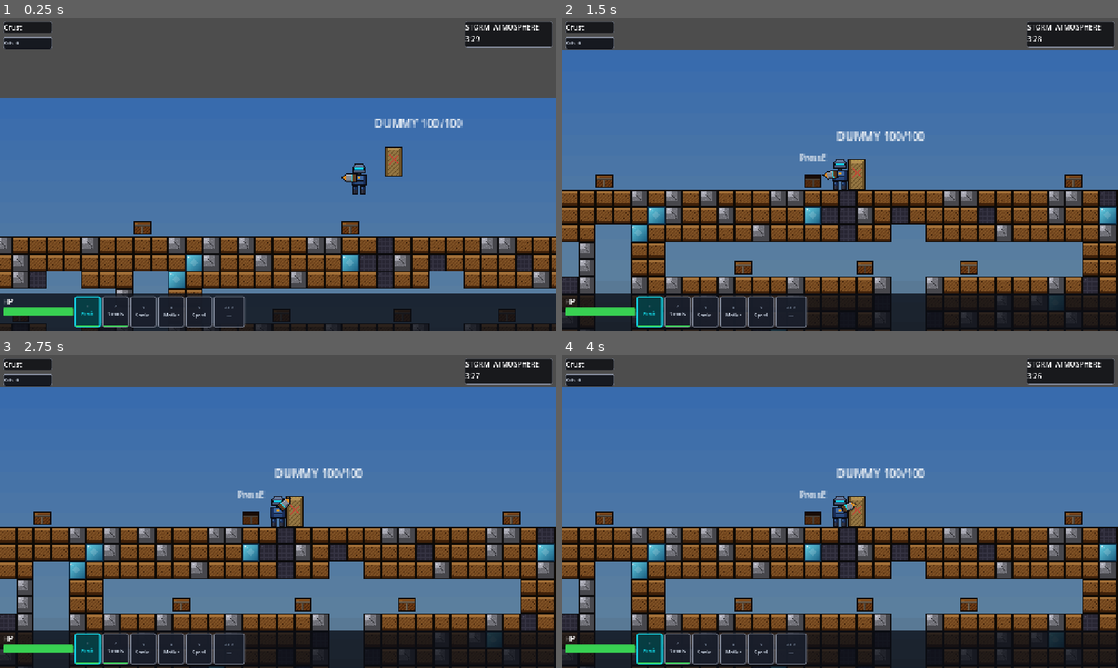
Above: before the commit, frames 1-4 (two rows, left to right).
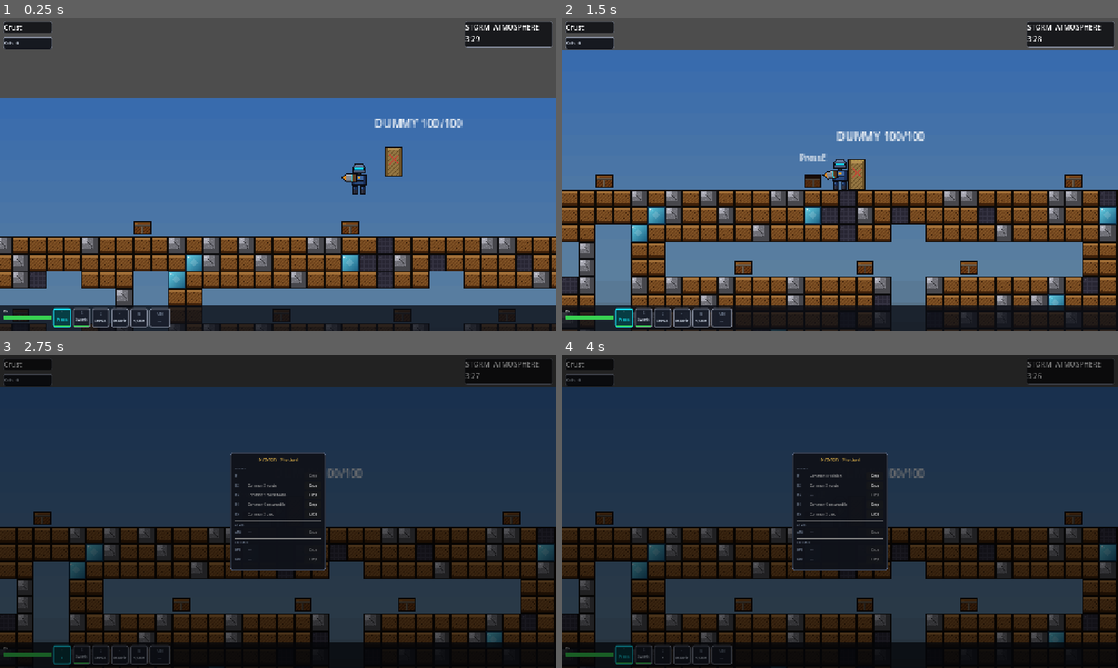
Above: after the commit, the same moments.

Repository: aeridgedev/Faultline-Repository
Game: Godot game, scene res://src/core/Main.tscn
The game is run twice, just before and just after one commit, with the same random seed, the same clock (stepped at 60 frames per second) and the same inputs.
Inputs (mouse positions are in pixels of both pictures, inside the frame that each line leads up to):
- Up to frame 1 (0.25 s): no input
- Up to frame 2 (1.5 s): tap E at 0.5, 1.25 s; move the mouse to (962, 158) at 0.52 s; press the mouse at (962, 158) at 0.53 s; hold D (move_right) from 0.53 s (still down); tap G at 0.8, 1.35 s; move the mouse to (728, 190) at 1.27 s; release the mouse at (728, 190) at 1.28 s; click (728, 190) at 1.42 s
- Up to frame 3 (2.75 s): tap F at 1.55 s; release D (move_right) at 2 s; click (311, 477) at 2 s, where only the run after the commit has a clickable "Drop"
- Up to frame 4 (4 s): click (873, 486) at 2.75 s, where only the run after the commit has a clickable "Drop"; click (873, 495) at 3.5 s, where only the run after the commit has a clickable "Drop"

The runs differ from the first frame. In frame 1, 5.1% of the frame differs, in the area x 0-100%, y 88-99%; in frame 2, 4.3%; in frame 3, 86%; in frame 4, 86%, in the area x 0-100%, y 0-100%.

Commit message:
feat: implement inventory, hotbar, and HUD systems for player management and UI display

Diff:
--- a/src/player/PlayerController.gd
+++ b/src/player/PlayerController.gd
@@ -44,7 +44,8 @@
 var _consumable_cache: Dictionary = {}  # slot_index -> ConsumableBase instance
 var _hotbar: Hotbar = null
 var _relic_manager: RelicManager = null
-var _use_was_pressed: bool = false   # F-key edge detection (no input-map entry needed)
+var _use_was_pressed: bool = false   # G-key edge detection (no input-map entry needed)
+var _inv_open: bool = false          # true while InventoryManager panel is visible
 
 # Floating status label — shows transient messages (drill broken, etc.) above the player.
 var _notify_label: Label = null
@@ -403,6 +404,12 @@
 		inv.add_item({"type": "relic",      "item_class": Constants.Relic.SPEED,          "tier": Constants.Tier.COMMON})
 		inv.slot_changed.connect(func(slot: int, _item: Variant) -> void:
 			_consumable_cache.erase(slot))
+		inv.inventory_opened.connect(func() -> void:
+			_inv_open = true
+			_reset_dig()
+			_use_was_pressed = false)
+		inv.inventory_closed.connect(func() -> void:
+			_inv_open = false)
 
 	if _hotbar != null:
 		_hotbar.active_slot_changed.connect(func(idx: int) -> void: _active_slot = idx)
@@ -420,7 +427,7 @@
 # physical key directly (with manual edge detection) so no input-map entry is
 # required — Godot tends to overwrite manual project.godot edits while it's open.
 func _handle_item_use(delta: float) -> void:
-	var use_held := Input.is_physical_key_pressed(KEY_F)
+	var use_held := Input.is_physical_key_pressed(KEY_G)
 	var use_just := use_held and not _use_was_pressed
 	var use_released := (not use_held) and _use_was_pressed
 	_use_was_pressed = use_held
@@ -447,7 +454,7 @@
 		_:
 			# drill / weapon slots are mouse-controlled; F has nothing to use here.
 			if use_just:
-				print("[Item] Slot %d is the %s (mouse-controlled). Select slot 3, 4 or 5 (throwable / medkit / relic), then press F." % [_active_slot + 1, str(item.get("type", "?"))])
+				print("[Item] Slot %d is the %s (mouse-controlled). Select slot 3, 4 or 5 (throwable / medkit / relic), then press G." % [_active_slot + 1, str(item.get("type", "?"))])
 
 
 func _throw_active(item: Dictionary) -> void:
@@ -495,10 +502,16 @@
 			_notify_label.visible = false
 
 	_apply_gravity(delta)
+
+	if _inv_open:
+		velocity.x = 0.0
+		move_and_slide()
+		return
+
 	_handle_movement(delta)
 	_handle_tool_toggle()       # right-click toggles drill <-> sword (persists)
 	_handle_tool_use(delta)     # left-click uses the equipped tool
-	_handle_item_use(delta)     # F-key uses the active throwable / consumable / relic
+	_handle_item_use(delta)     # G-key uses the active throwable / consumable / relic
 	_update_held_visual()
 	move_and_slide()
 
--- a/src/systems/inventory/AutoCollect.gd
+++ b/src/systems/inventory/AutoCollect.gd
@@ -44,7 +44,7 @@
 func _collect_nearby(node: Node, my_pos: Vector2) -> void:
 	if node is LootDrop:
 		var drop := node as LootDrop
-		if my_pos.distance_to(drop.global_position) <= _pickup_radius:
+		if drop.pickup_delay <= 0.0 and my_pos.distance_to(drop.global_position) <= _pickup_radius:
 			if _inventory.can_add(drop.item_data):
 				var accepted := _inventory.add_item(drop.item_data)
 				if accepted >= 0:
--- a/src/systems/inventory/Hotbar.gd
+++ b/src/systems/inventory/Hotbar.gd
@@ -15,6 +15,8 @@
 
 
 func _input(event: InputEvent) -> void:
+	if _inventory != null and _inventory.is_open:
+		return
 	if event is InputEventKey:
 		# NOTE: InputEvent has is_action_pressed(), NOT is_action_just_pressed()
 		# (that one only exists on the Input singleton). Inside _input(), a pressed
--- a/src/systems/inventory/InventoryManager.gd
+++ b/src/systems/inventory/InventoryManager.gd
@@ -8,6 +8,8 @@
 extends Node
 
 signal slot_changed(slot_idx: int, item)   # item = Dictionary or null
+signal inventory_opened
+signal inventory_closed
 
 const HOTBAR_START   := 0
 const HOTBAR_END     := 4   # HOTBAR_SLOTS - 1
@@ -16,13 +18,225 @@
 const BACKPACK_END   := 7   # TOTAL_CARRY_SLOTS - 1
 
 var _slots: Array = []   # size 8; each entry = Dictionary or null
+var is_open: bool = false
+
+var _panel_layer: CanvasLayer = null
+var _slot_rows: Array = []   # [{lbl: Label, btn: Button, idx: int}, ...]
 
 
 func _ready() -> void:
 	_slots.resize(Constants.TOTAL_CARRY_SLOTS)
 	for i in _slots.size():
 		_slots[i] = null
-
+	_build_panel()
+	# Auto-refresh the open panel whenever any slot changes.
+	slot_changed.connect(func(_idx: int, _item: Variant) -> void:
+		if is_open:
+			_refresh_panel())
+
+
+func _unhandled_input(event: InputEvent) -> void:
+	if not (event is InputEventKey and event.pressed and not event.echo):
+		return
+	if event.physical_keycode == KEY_F:
+		if is_open:
+			close_panel()
+		else:
+			open_panel()
+		get_viewport().set_input_as_handled()
+
+
+# --- Panel open / close ---
+
+func open_panel() -> void:
+	if is_open:
+		return
+	is_open = true
+	_refresh_panel()
+	_panel_layer.visible = true
+	inventory_opened.emit()
+
+
+func close_panel() -> void:
+	if not is_open:
+		return
+	is_open = false
+	_panel_layer.visible = false
+	inventory_closed.emit()
+
+
+# --- Panel construction (built once in _ready, shown/hidden on demand) ---
+
+func _build_panel() -> void:
+	_panel_layer = CanvasLayer.new()
+	_panel_layer.layer = 20
+	_panel_layer.visible = false
+	add_child(_panel_layer)
+
+	# Dim backdrop — blocks mouse input to the world while panel is open.
+	var backdrop := ColorRect.new()
+	backdrop.set_anchors_preset(Control.PRESET_FULL_RECT)
+	backdrop.color = Color(0, 0, 0, 0.55)
+	backdrop.mouse_filter = Control.MOUSE_FILTER_STOP
+	_panel_layer.add_child(backdrop)
+
+	# Centered panel — 220×270.
+	var panel := Panel.new()
+	panel.anchor_left   = 0.5
+	panel.anchor_right  = 0.5
+	panel.anchor_top    = 0.5
+	panel.anchor_bottom = 0.5
+	panel.offset_left   = -110.0
+	panel.offset_right  =  110.0
+	panel.offset_top    = -135.0
+	panel.offset_bottom =  135.0
+
+	var ps := StyleBoxFlat.new()
+	ps.bg_color = Color(0.06, 0.07, 0.10, 0.97)
+	ps.set_border_width_all(1)
+	ps.border_color = Color(0.35, 0.40, 0.50)
+	ps.set_corner_radius_all(4)
+	panel.add_theme_stylebox_override("panel", ps)
+	_panel_layer.add_child(panel)
+
+	var margin := MarginContainer.new()
+	margin.set_anchors_and_offsets_preset(Control.PRESET_FULL_RECT)
+	margin.add_theme_constant_override("margin_left",   10)
+	margin.add_theme_constant_override("margin_right",  10)
+	margin.add_theme_constant_override("margin_top",    10)
+	margin.add_theme_constant_override("margin_bottom", 10)
+	panel.add_child(margin)
+
+	var vbox := VBoxContainer.new()
+	vbox.add_theme_constant_override("separation", 3)
+	margin.add_child(vbox)
+
+	var title := Label.new()
+	title.text = "INVENTORY   [F to close]"
+	title.horizontal_alignment = HORIZONTAL_ALIGNMENT_CENTER
+	title.add_theme_font_size_override("font_size", 8)
+	title.add_theme_color_override("font_color", Color(0.90, 0.72, 0.30))
+	vbox.add_child(title)
+
+	_add_section(vbox, "HOTBAR", [0, 1, 2, 3, 4])
+	_add_section(vbox, "ARMOR", [ARMOR_SLOT])
+	_add_section(vbox, "BACKPACK", [BACKPACK_START, BACKPACK_END])
+
+
+func _add_section(vbox: VBoxContainer, header: String, indices: Array) -> void:
+	var sep := HSeparator.new()
+	vbox.add_child(sep)
+
+	var hdr := Label.new()
+	hdr.text = header
+	hdr.add_theme_font_size_override("font_size", 6)
+	hdr.add_theme_color_override("font_color", Color(0.45, 0.50, 0.58))
+	vbox.add_child(hdr)
+
+	for idx in indices:
+		vbox.add_child(_build_slot_row(idx))
+
+
+func _build_slot_row(slot_idx: int) -> HBoxContainer:
+	var row := HBoxContainer.new()
+	row.add_theme_constant_override("separation", 8)
+
+	# Fixed-width slot identifier.
+	var lbl_key := Label.new()
+	lbl_key.text = _slot_key_name(slot_idx)
+	lbl_key.custom_minimum_size = Vector2(22, 0)
+	lbl_key.add_theme_font_size_override("font_size", 7)
+	lbl_key.add_theme_color_override("font_color", Color(0.45, 0.50, 0.58))
+	row.add_child(lbl_key)
+
+	# Expanding item name — colored by tier when occupied.
+	var lbl_item := Label.new()
+	lbl_item.text = "—"
+	lbl_item.size_flags_horizontal = Control.SIZE_EXPAND_FILL
+	lbl_item.add_theme_font_size_override("font_size", 8)
+	lbl_item.add_theme_color_override("font_color", Color(0.30, 0.32, 0.38))
+	row.add_child(lbl_item)
+
+	var btn := Button.new()
+	btn.text = "Drop"
+	btn.custom_minimum_size = Vector2(38, 16)
+	btn.add_theme_font_size_override("font_size", 7)
+	btn.disabled = true
+	btn.pressed.connect(_on_discard_pressed.bind(slot_idx))
+	row.add_child(btn)
+
+	_slot_rows.append({"lbl": lbl_item, "btn": btn, "idx": slot_idx})
+	return row
+
+
+func _refresh_panel() -> void:
+	for entry in _slot_rows:
+		var idx: int    = entry.idx
+		var item        = _slots[idx]
+		var lbl: Label  = entry.lbl
+		var btn: Button = entry.btn
+		if item == null:
+			lbl.text = "—"
+			lbl.add_theme_color_override("font_color", Color(0.30, 0.32, 0.38))
+			btn.disabled = true
+		else:
+			var tier: int          = item.get("tier", Constants.Tier.COMMON)
+			var tier_col: Color    = Constants.TIER_COLORS.get(tier, Color(0.82, 0.86, 0.92))
+			var tier_name: String  = Constants.TIER_NAMES.get(tier, "Common")
+			var type_str: String   = item.get("type", "")
+			var cls_id: int        = item.get("item_class", -1)
+			lbl.text = "%s %s" % [tier_name, _item_display_name(type_str, cls_id)]
+			lbl.add_theme_color_override("font_color", tier_col)
+			btn.disabled = false
+
+
+func _slot_key_name(slot_idx: int) -> String:
+	match slot_idx:
+		0: return "H1"
+		1: return "H2"
+		2: return "H3"
+		3: return "H4"
+		4: return "H5"
+		ARMOR_SLOT:     return "ARM"
+		BACKPACK_START: return "BP1"
+		BACKPACK_END:   return "BP2"
+	return "?"
+
+
+func _item_display_name(type_str: String, cls_id: int) -> String:
+	match type_str:
+		"drill":      return Constants.DRILL_CLASS_NAMES.get(cls_id, "?")
+		"weapon":     return Constants.WEAPON_CLASS_NAMES.get(cls_id, "?")
+		"armor":      return Constants.ARMOR_CLASS_NAMES.get(cls_id, "?")
+		"relic":      return Constants.RELIC_NAMES.get(cls_id, "?")
+		"throwable":  return Constants.THROWABLE_NAMES.get(cls_id, "?")
+		"consumable": return "Consumable"
+	return type_str.capitalize()
+
+
+func _on_discard_pressed(slot_idx: int) -> void:
+	var item = _slots[slot_idx]
+	if item == null:
+		return
+	_spawn_loot_drop(item)
+	remove_item(slot_idx)   # emits slot_changed → _refresh_panel() via connected lambda
+
+
+func _spawn_loot_drop(item_data_dict: Dictionary) -> void:
+	var player := get_parent() as Node2D
+	if player == null:
+		return
+	var world := player.get_parent()
+	if world == null:
+		return
+	var drop := LootDrop.new()
+	drop.item_data = item_data_dict
+	drop.pickup_delay = 0.8   # prevents AutoCollect from instantly re-collecting at player position
+	world.add_child(drop)
+	drop.global_position = player.global_position
+
+
+# --- Slot operations ---
 
 ## Attempt to add item_data (Dictionary from LootTable) to the first available slot.
 ## Returns the slot index used, or -1 if no space.
--- a/src/systems/loot/LootDrop.gd
+++ b/src/systems/loot/LootDrop.gd
@@ -11,6 +11,15 @@
 
 ## Set by ChestSpawner after instantiation.
 var source_layer: Constants.Layer = Constants.Layer.CRUST
+
+## Seconds remaining before AutoCollect may pick this drop up.
+## Set to > 0 when spawning a discarded item so it is not immediately re-collected.
+var pickup_delay: float = 0.0
+
+
+func _process(delta: float) -> void:
+	if pickup_delay > 0.0:
+		pickup_delay = maxf(pickup_delay - delta, 0.0)
 
 
 func _ready() -> void:
--- a/src/ui/HUD.gd
+++ b/src/ui/HUD.gd
@@ -43,6 +43,9 @@
 	_build_armor_slot()
 	_style_health_bar()
 	_style_panels()
+	var hp_lbl := get_node_or_null("Control/BottomHUD/HealthSection/HPLabel") as Label
+	if hp_lbl != null:
+		hp_lbl.add_theme_font_size_override("font_size", 8)
 
 	stats.health_changed.connect(_on_health_changed)
 	stats.player_died.connect(_on_player_died)
@@ -98,7 +101,7 @@
 func _build_hotbar_slots() -> void:
 	for i in Constants.HOTBAR_SLOTS:
 		var panel := PanelContainer.new()
-		panel.custom_minimum_size = Vector2(60, 60)
+		panel.custom_minimum_size = Vector2(40, 40)
 
 		# Outer column: inner content expands to fill, bar sits at the very bottom.
 		var col := VBoxContainer.new()
@@ -111,16 +114,16 @@
 		var num := Label.new()
 		num.text = str(i + 1)
 		num.horizontal_alignment = HORIZONTAL_ALIGNMENT_CENTER
-		num.add_theme_font_size_override("font_size", 9)
+		num.add_theme_font_size_override("font_size", 7)
 		num.add_theme_color_override("font_color", Color(0.45, 0.50, 0.58))
 
 		var label := Label.new()
 		label.text = ""
 		label.horizontal_alignment = HORIZONTAL_ALIGNMENT_CENTER
-		label.add_theme_font_size_override("font_size", 10)
+		label.add_theme_font_size_override("font_size", 8)
 		label.add_theme_color_override("font_color", Color(0.82, 0.86, 0.92))
 		label.autowrap_mode = TextServer.AUTOWRAP_WORD_SMART
-		label.custom_minimum_size = Vector2(54, 0)
+		label.custom_minimum_size = Vector2(36, 0)
 
 		inner.add_child(num)
 		inner.add_child(label)
@@ -128,7 +131,7 @@
 		# Durability bar: 3px strip pinned to the slot bottom; hidden until a
 		# drill or weapon occupies the slot.
 		var dur_bar := ProgressBar.new()
-		dur_bar.custom_minimum_size = Vector2(0, 3)
+		dur_bar.custom_minimum_size = Vector2(0, 2)
 		dur_bar.max_value = 1.0
 		dur_bar.value = 1.0
 		dur_bar.show_percentage = false
@@ -160,7 +163,7 @@
 	_armor_label.visible = false   # hide the tscn label; panel replaces it
 
 	_armor_panel = PanelContainer.new()
-	_armor_panel.custom_minimum_size = Vector2(72, 60)
+	_armor_panel.custom_minimum_size = Vector2(48, 40)
 
 	var col := VBoxContainer.new()
 
@@ -171,16 +174,16 @@
 	var hdr := Label.new()
 	hdr.text = "ARM"
 	hdr.horizontal_alignment = HORIZONTAL_ALIGNMENT_CENTER
-	hdr.add_theme_font_size_override("font_size", 9)
+	hdr.add_theme_font_size_override("font_size", 7)
 	hdr.add_theme_color_override("font_color", Color(0.45, 0.50, 0.58))
 
 	_armor_cls_label = Label.new()
 	_armor_cls_label.text = "—"
 	_armor_cls_label.horizontal_alignment = HORIZONTAL_ALIGNMENT_CENTER
-	_armor_cls_label.add_theme_font_size_override("font_size", 10)
+	_armor_cls_label.add_theme_font_size_override("font_size", 8)
 	_armor_cls_label.add_theme_color_override("font_color", Color(0.45, 0.50, 0.58))
 	_armor_cls_label.autowrap_mode = TextServer.AUTOWRAP_WORD_SMART
-	_armor_cls_label.custom_minimum_size = Vector2(66, 0)
+	_armor_cls_label.custom_minimum_size = Vector2(44, 0)
 
 	inner.add_child(hdr)
 	inner.add_child(_armor_cls_label)
--- a/src/ui/HUD.tscn
+++ b/src/ui/HUD.tscn
@@ -64,7 +64,7 @@
 anchor_top = 1.0
 anchor_right = 1.0
 anchor_bottom = 1.0
-offset_top = -88.0
+offset_top = -58.0
 color = Color(0.04, 0.05, 0.08, 0.78)
 
 [node name="BottomHUD" type="HBoxContainer" parent="Control"]
@@ -74,14 +74,14 @@
 anchor_right = 1.0
 anchor_bottom = 1.0
 offset_left = 8.0
-offset_top = -80.0
+offset_top = -52.0
 offset_right = -8.0
 offset_bottom = -8.0
 grow_vertical = 0
 
 [node name="HealthSection" type="VBoxContainer" parent="Control/BottomHUD"]
 layout_mode = 2
-custom_minimum_size = Vector2(160, 0)
+custom_minimum_size = Vector2(110, 0)
 
 [node name="HPLabel" type="Label" parent="Control/BottomHUD/HealthSection"]
 layout_mode = 2
@@ -89,7 +89,7 @@
 
 [node name="HealthBar" type="ProgressBar" parent="Control/BottomHUD/HealthSection"]
 layout_mode = 2
-custom_minimum_size = Vector2(150, 18)
+custom_minimum_size = Vector2(100, 10)
 max_value = 100.0
 value = 100.0
 show_percentage = false
